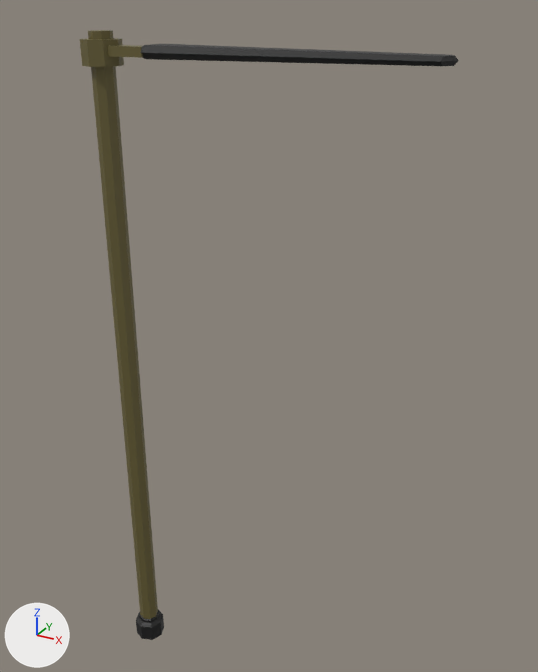
Two versions of the FBX model Assets/Model/Trap_02.fbx, one commit apart.
The view is the same before and after, from a 50 mm lens placed at (2.72, -3.18, 4.1), pointed at (0.86, 0.2, 2.41). Arrows for +X, +Y and +Z are at lower left; the lights stay in place. Where no turn or scale is listed for an object, it has been applied to the vertices.

Names of what the first picture shows: 'Trap_02_Blade', 'Trap_02_Stick'.
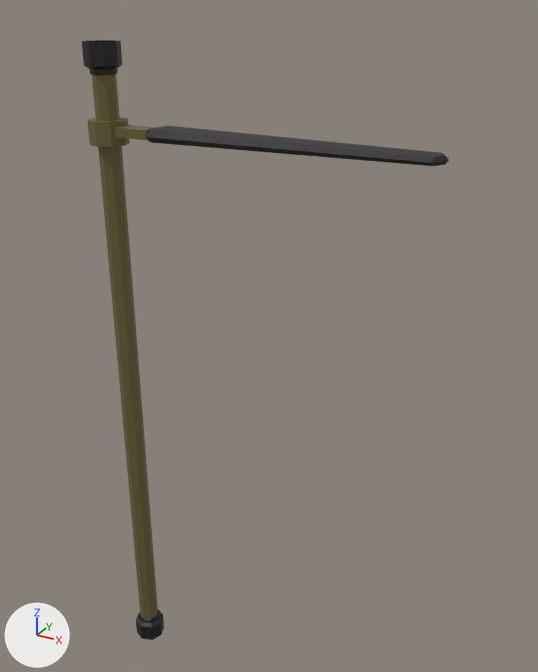
What the commit changed:
me_trap_02_stick is used by ob_trap_02_stick; location (0.0, 0.0, 0.0).
me_trap_02_stick had 48 vertices, 43 faces and spanned x -0.1..0.1, y -0.1..0.1, z -0.01..4.0.
me_trap_02_stick now has 80 vertices, 72 faces and spans x -0.1..0.1, y -0.1..0.1, z -0.01..3.95.
Part 1, on me_trap_02_stick:
4 vertices are removed from x -0.04..0.04, y -0.06..0.06, z 4.0.
9 faces are deleted.
4 vertices in x -0.06..0.06, y -0.04..0.04, z 4.0 move by (0.0, 0.0, -0.21).
28 vertices are added at x -0.1..0.1, y -0.1..0.1, z 3.79..3.84.
8 new vertices lie (0.0, 0.0, 0.11) away from vertices in x -0.1..0.1, y -0.1..0.1, z 3.84.
6 new faces join them, mat_trap_02_stick_mat (brown #696036).
32 new faces join them, mat_trap_02_blade_mat (black #161616).
Object 'Trap_02_Blade' (ob_trap_02_blade) moves from (0.0, 0.0, 3.897) to (0.0, 0.0, 3.5).

Location of each change, [x1, y1, x2, y2] in pixels of the pictures (538 x 672 px):
'Trap_02_Stick', reshaped (8% wider)
    before: [88, 30, 164, 640]
    after: [82, 40, 164, 640]
'Trap_02_Blade', moved
    before: [80, 38, 459, 67]
    after: [87, 117, 449, 166]
part 1 of me_trap_02_stick, built on
    before: [88, 30, 122, 163]
    after: [82, 40, 122, 163]
